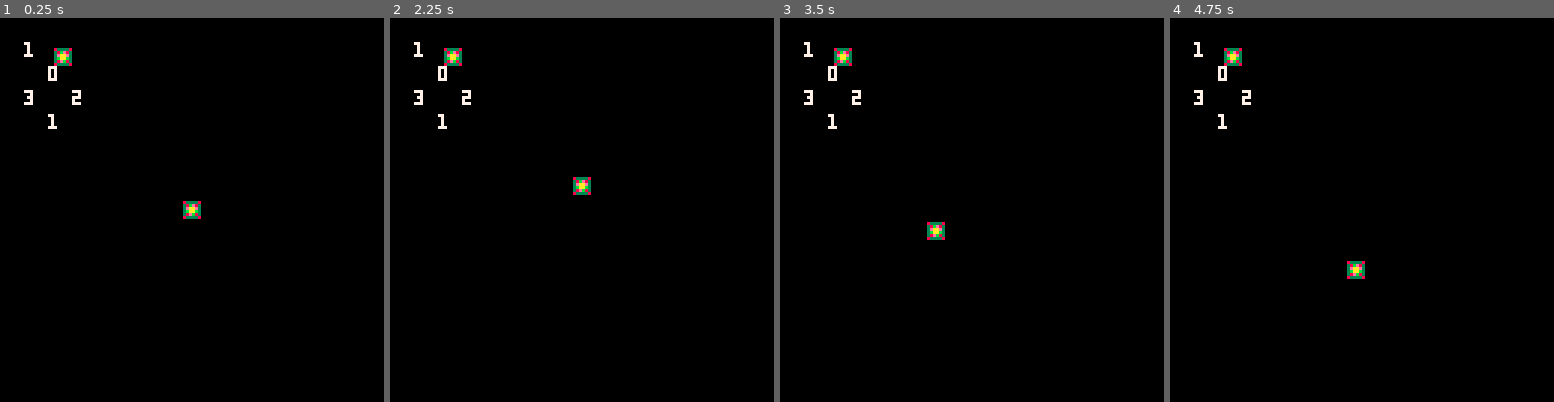
Above: before the commit, frames 1-4 (left to right).
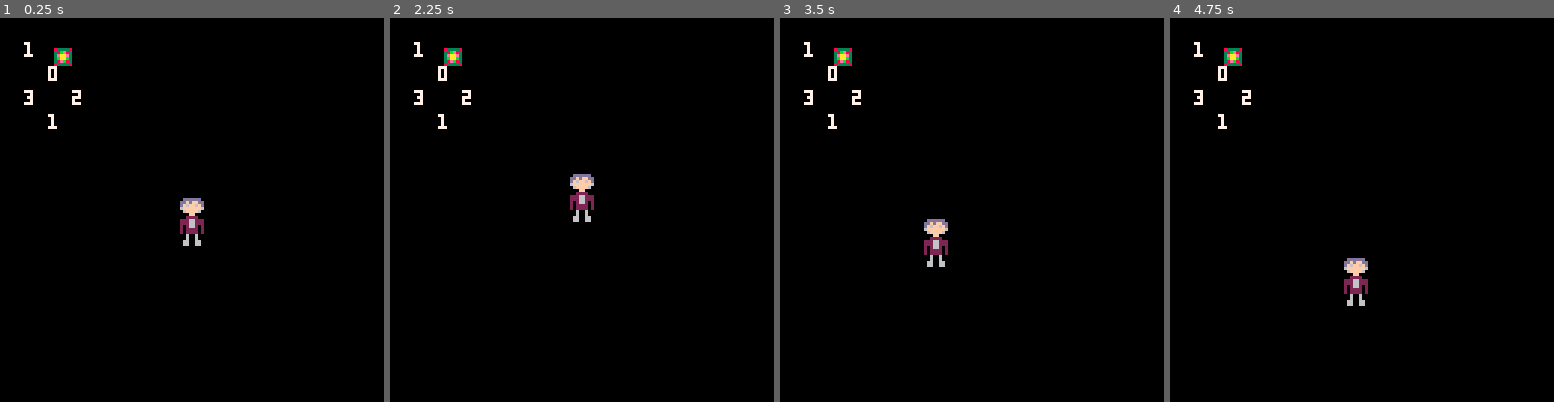
Above: after the commit, the same moments.

Repository: szajakubiak/control_hell_game
Game: PICO-8 cartridge chg.p8
Two runs of this game, one before a commit and one after it. Both use one fixed random seed, a clock stepped at 60 frames per second and the inputs below.
Inputs:
- Up to frame 1 (0.25 s): no input
- Up to frame 2 (2.25 s): tap O (Z key) at 0.33, 0.7, 1.43, 2.22 s; tap X (X key) at 1.07, 2.07 s; hold Left from 1.97 s (still down)
- Up to frame 3 (3.5 s): release Left at 2.37 s; tap X (X key) every 0.33 s from 2.4 to 3.4 s; hold Down 2.42-2.82 s; hold Right from 2.87 s (still down); tap O (Z key) at 3.1 s
- Up to frame 4 (4.75 s): release Right at 3.53 s; hold Up 3.58-4.08 s; tap X (X key) every 0.33 s from 3.73 to 4.73 s; tap O (Z key) at 3.98 s; hold Right 4.13-4.53 s; hold Down from 4.58 s (still down)

The runs differ from the first frame. In frame 1, 0.6% of the frame differs, in the area x 46-54%, y 46-60%; in frame 2, 0.6%; in frame 3, 0.6%; in frame 4, 0.6%.

Commit message:
Change player sprite

Diff:
--- a/chg.p8
+++ b/chg.p8
@@ -32,7 +32,7 @@
 		d=⬇️,
 	}
 	--player sprite
-	pspr=1
+	pspr=3
 	--player position
 	ppos={x=60,y=60}
 
@@ -103,7 +103,7 @@
 	spr(tspr[tsprp],tpos.x,tpos.y)
 
 	--draw player
-	spr(pspr,ppos.x,ppos.y)
+	spr(pspr,ppos.x,ppos.y,1,2)
 
 	print(rot,8,8,7)
 	print(ctrls.u,16,16,7)
